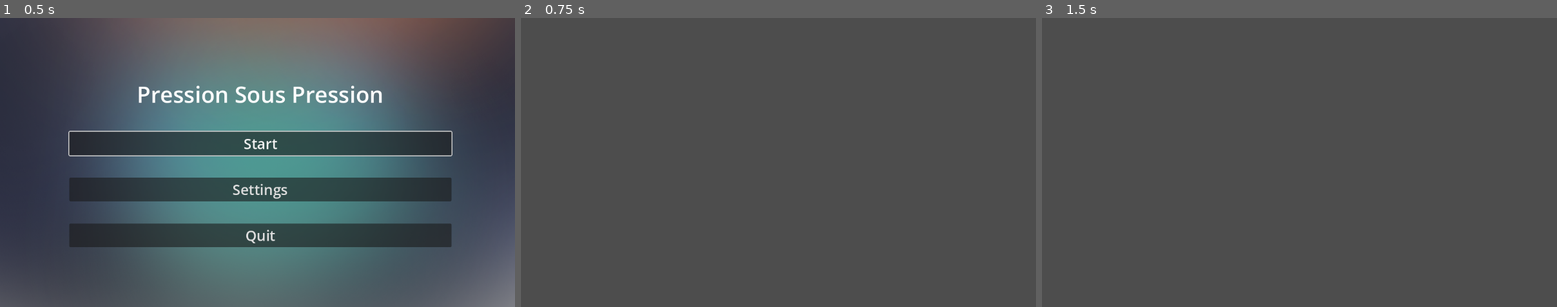
Above: before the commit, frames 1-3 (left to right).
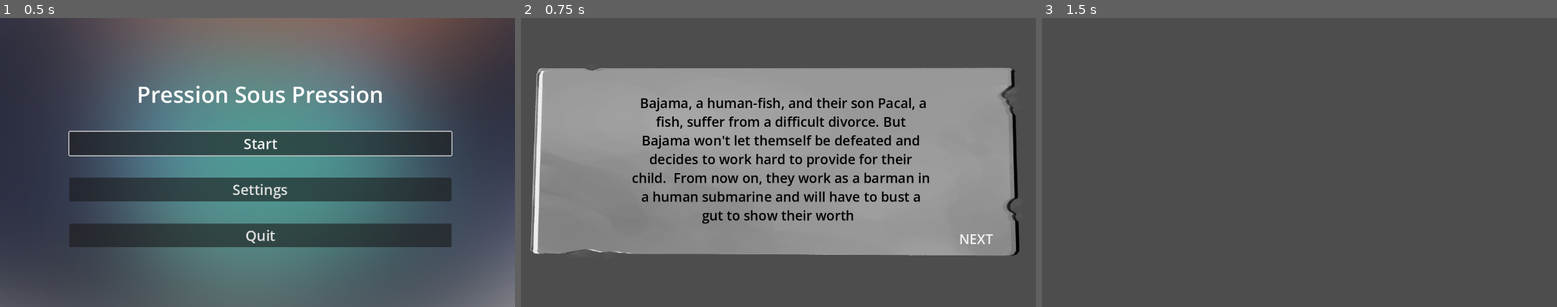
Above: after the commit, the same moments.

Repository: jolyne-mangeot/JamAcademy2026
Game: Godot game, scene res://Scenes/Menu Scene.tscn
Same seed, same stepped clock (60 frames per second), same inputs: the game is played once before the commit and once after it. The project has no main scene, so this scene is started directly.
Inputs (mouse positions are in pixels of both pictures, inside the frame that each line leads up to):
- Up to frame 1 (0.5 s): no input
- Up to frame 2 (0.75 s): click "Start" at 0.5 s
- Up to frame 3 (1.5 s): click (1495, 237) at 1.25 s, where only the run after the commit has a clickable "NEXT"

Frame 1 is identical in both runs. In frame 2, 59% of the frame differs, in the area x 1-97%, y 17-83%; in frame 3, nothing differs.

Commit message:
add Pacal branch

Diff:
--- a/pression-sous-pression/Scenes/Exposition Scene.tscn
+++ /dev/null
@@ -1,9 +0,0 @@
-[gd_scene format=3 uid="uid://xeqav6otcr83"]
-
-[node name="Control" type="Control" unique_id=220063898]
-layout_mode = 3
-anchors_preset = 15
-anchor_right = 1.0
-anchor_bottom = 1.0
-grow_horizontal = 2
-grow_vertical = 2
--- /dev/null
+++ b/pression-sous-pression/Scenes/Intro Scene.tscn
@@ -0,0 +1,67 @@
+[gd_scene format=3 uid="uid://bhsyfqyb4h382"]
+
+[ext_resource type="Texture2D" uid="uid://xpeagdiyk1nb" path="res://Assets/Backgrounds/Sheet.png" id="1_sb8jg"]
+[ext_resource type="Script" uid="uid://bh1j7p3r5ct0b" path="res://Scripts/Menues/IntroButton.gd" id="2_sb8jg"]
+
+[sub_resource type="Theme" id="Theme_vltdc"]
+
+[sub_resource type="GDScript" id="GDScript_33sem"]
+script/source = "extends RichTextLabel
+
+
+# Called when the node enters the scene tree for the first time.
+func _ready() -> void:
+	pass # Replace with function body.
+
+
+# Called every frame. 'delta' is the elapsed time since the previous frame.
+func _process(delta: float) -> void:
+	pass
+"
+
+[sub_resource type="StyleBoxEmpty" id="StyleBoxEmpty_sb8jg"]
+
+[node name="Control" type="Control" unique_id=1782205152]
+layout_mode = 3
+anchors_preset = 15
+anchor_right = 1.0
+anchor_bottom = 1.0
+offset_right = 21.0
+grow_horizontal = 2
+grow_vertical = 2
+
+[node name="TextureRect" type="TextureRect" parent="." unique_id=1095603637]
+layout_mode = 0
+offset_left = 1.0
+offset_top = -1.0
+offset_right = 1142.0
+offset_bottom = 650.0
+texture = ExtResource("1_sb8jg")
+expand_mode = 1
+
+[node name="RichTextLabel" type="RichTextLabel" parent="TextureRect" unique_id=43439088]
+layout_mode = 0
+offset_left = 240.0
+offset_top = 170.0
+offset_right = 921.0
+offset_bottom = 471.0
+theme = SubResource("Theme_vltdc")
+theme_override_colors/default_color = Color(0, 0, 0, 1)
+bbcode_enabled = true
+text = "[center] [font_size=30] Bajama, a human-fish, and their son Pacal, a fish, suffer from a difficult divorce. But Bajama won't let themself be defeated and decides to work hard to provide for their child.  From now on, they work as a barman in a human submarine and will have to bust a gut to show their worth [/font_size] [/center]"
+script = SubResource("GDScript_33sem")
+
+[node name="Button" type="Button" parent="." unique_id=415330654]
+layout_mode = 0
+offset_left = 939.0
+offset_top = 470.0
+offset_right = 1098.0
+offset_bottom = 520.0
+theme_override_colors/font_color = Color(0, 0, 0, 1)
+theme_override_font_sizes/font_size = 30
+theme_override_styles/focus = SubResource("StyleBoxEmpty_sb8jg")
+text = "NEXT"
+flat = true
+script = ExtResource("2_sb8jg")
+
+[connection signal="pressed" from="Button" to="Button" method="_on_pressed"]
--- /dev/null
+++ b/pression-sous-pression/Scripts/Menues/IntroButton.gd
@@ -0,0 +1,14 @@
+extends Button
+
+
+# Called when the node enters the scene tree for the first time.
+func _ready() -> void:
+	grab_focus()
+
+
+# Called every frame. 'delta' is the elapsed time since the previous frame.
+func _process(delta: float) -> void:
+	pass
+
+func _on_pressed() -> void:
+	get_tree().change_scene_to_file("res://Scenes/Game Scene.tscn")
--- a/pression-sous-pression/Scripts/Menues/MenuScene.gd
+++ b/pression-sous-pression/Scripts/Menues/MenuScene.gd
@@ -12,7 +12,7 @@
 
 
 func _on_start_button_pressed() -> void:
-	get_tree().change_scene_to_file("res://Scenes/Exposition Scene.tscn")
+	get_tree().change_scene_to_file("res://Scenes/Intro Scene.tscn")
 
 
 func _on_settings_button_pressed() -> void:
Not shown, added: pression-sous-pression/Scripts/Menues/IntroButton.gd.uid
